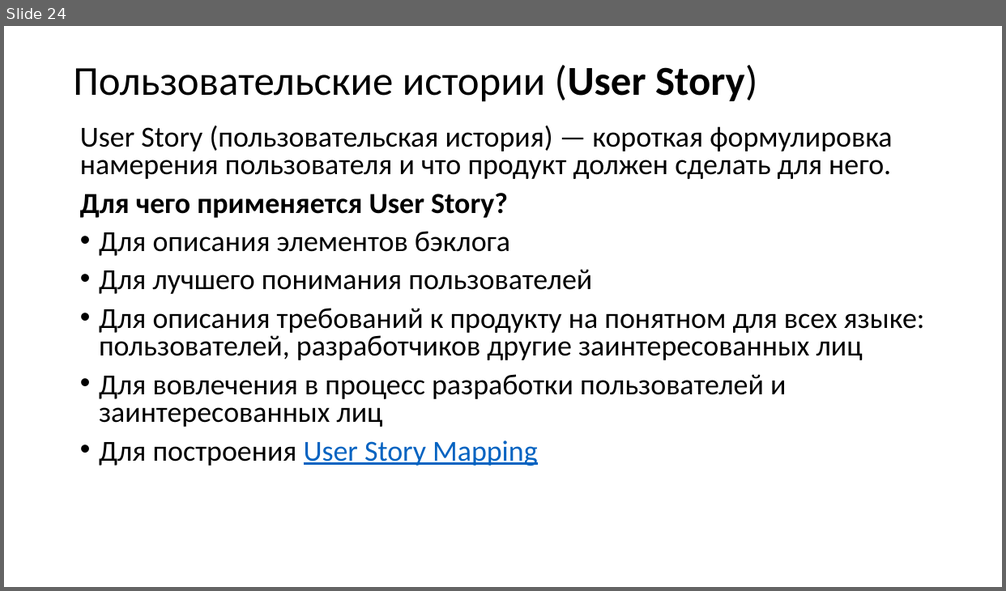
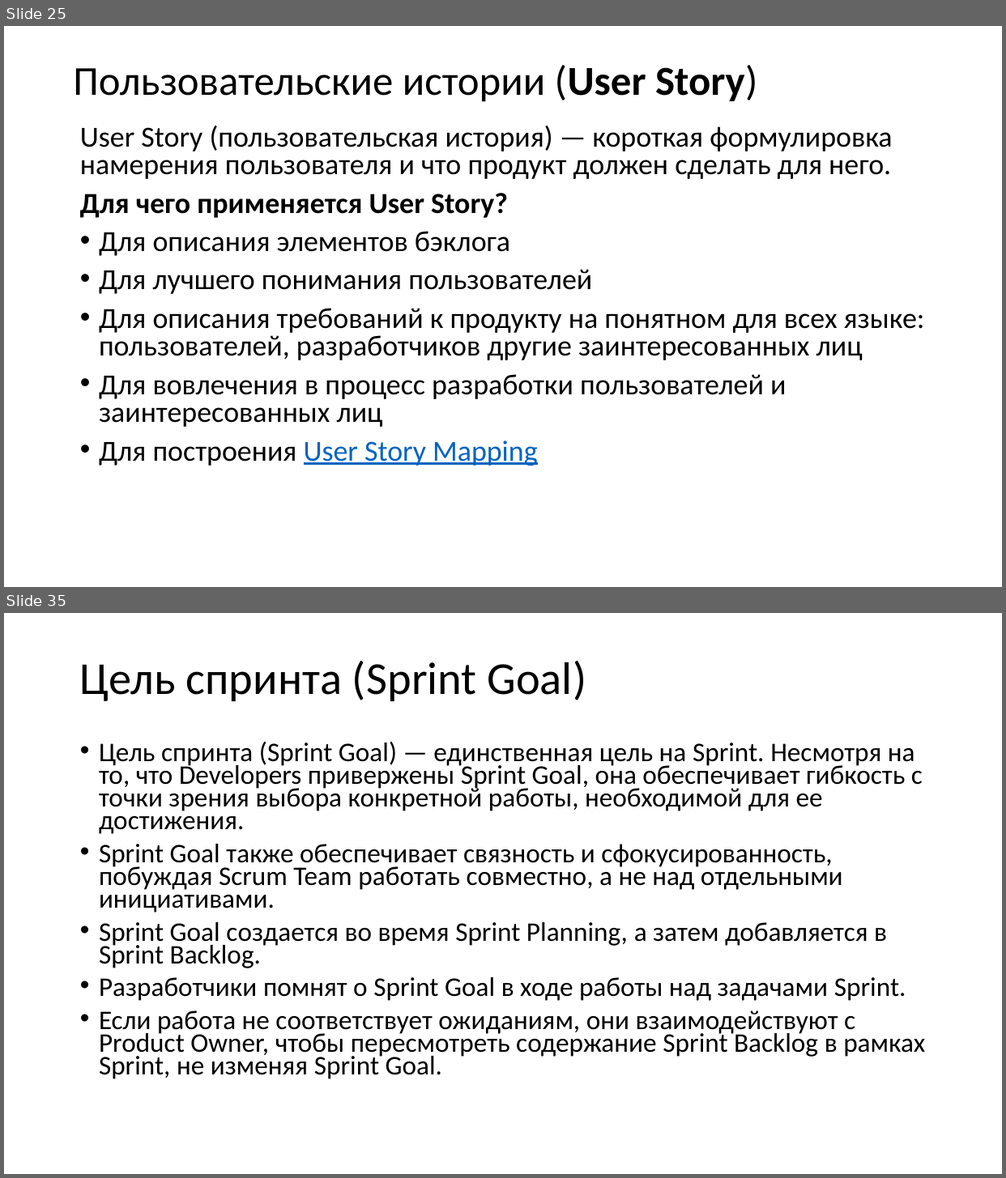
Before and after one commit to xtrueman/soft_dev_mgmt_course, a slide deck: slides/01-SCRUM.pptx. Shown one above the other, each under a label of ours: slide 24 before the commit, slides 25 and 35 after it; the slides between them are not shown. The pictures are 1006x591 and 1006x1178 pixels, drawn with LibreOffice and Linux fonts; fonts in the diff are those of the drawing. Boxes give left, top, right and bottom in pixels: in the first picture for what was removed or moved away, otherwise in the second. Text is boxed around its words. In the diff, an @@ line names an element or a change of style, - is before the commit and + after.

Commit message:
продолжение работы над курсов

```diff
--- a/slides/01-SCRUM.pptx
+++ b/slides/01-SCRUM.pptx
@@ slide 35 added at bbox=[4, 613, 1002, 1174], background #FFFFFF @@
@@ title added at bbox=[80, 661, 587, 701], 44 pt, text #000000 @@
+Цель спринта (Sprint Goal)
@@ text added at bbox=[99, 742, 925, 1080], 25.9 pt, text #000000 @@
+• Цель спринта (Sprint Goal) — единственная цель на Sprint. Несмотря на то, что Developers привержены Sprint Goal, она обеспечивает гибкость с точки зрения выбора конкретной работы, необходимой для ее достижения.
+• Sprint Goal также обеспечивает связность и сфокусированность, побуждая Scrum Team работать совместно, а не над отдельными инициативами.
+• Sprint Goal создается во время Sprint Planning, а затем добавляется в Sprint Backlog.
+• Разработчики помнят о Sprint Goal в ходе работы над задачами Sprint.
+• Если работа не соответствует ожиданиям, они взаимодействуют с Product Owner, чтобы пересмотреть содержание Sprint Backlog в рамках Sprint, не изменяя Sprint Goal.
@@ what was slide 24 is now slide 25 @@
```
Also in this commit, not shown: 2 slides changed, 14 other slides added, 4 other files.
